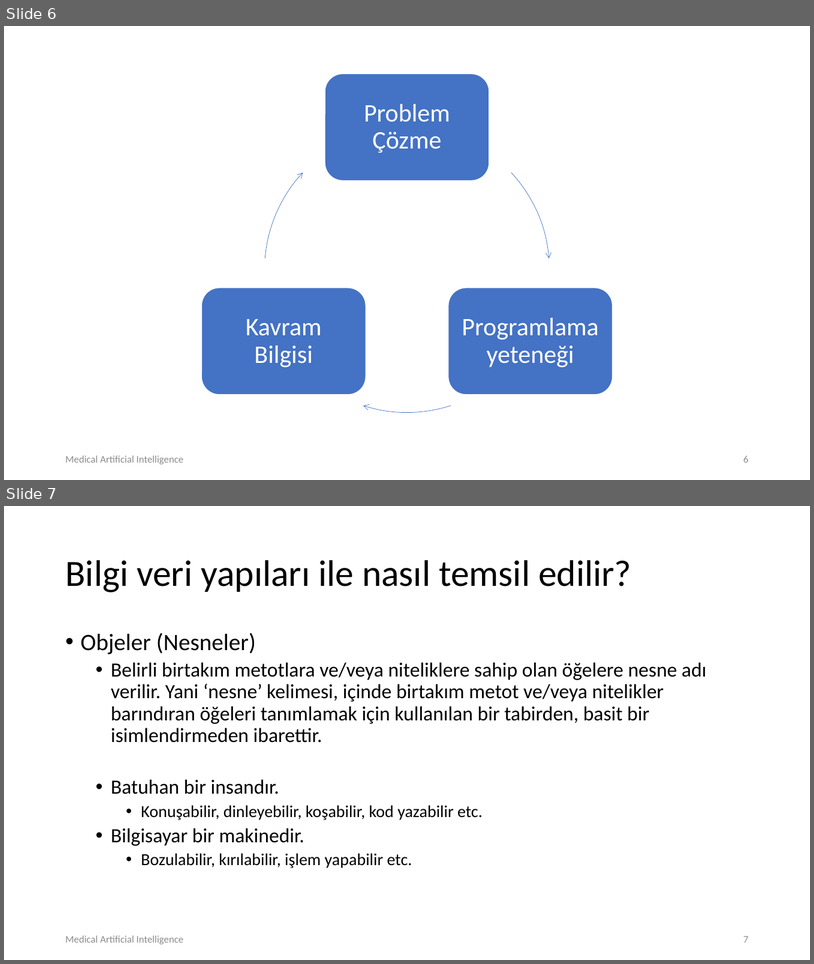
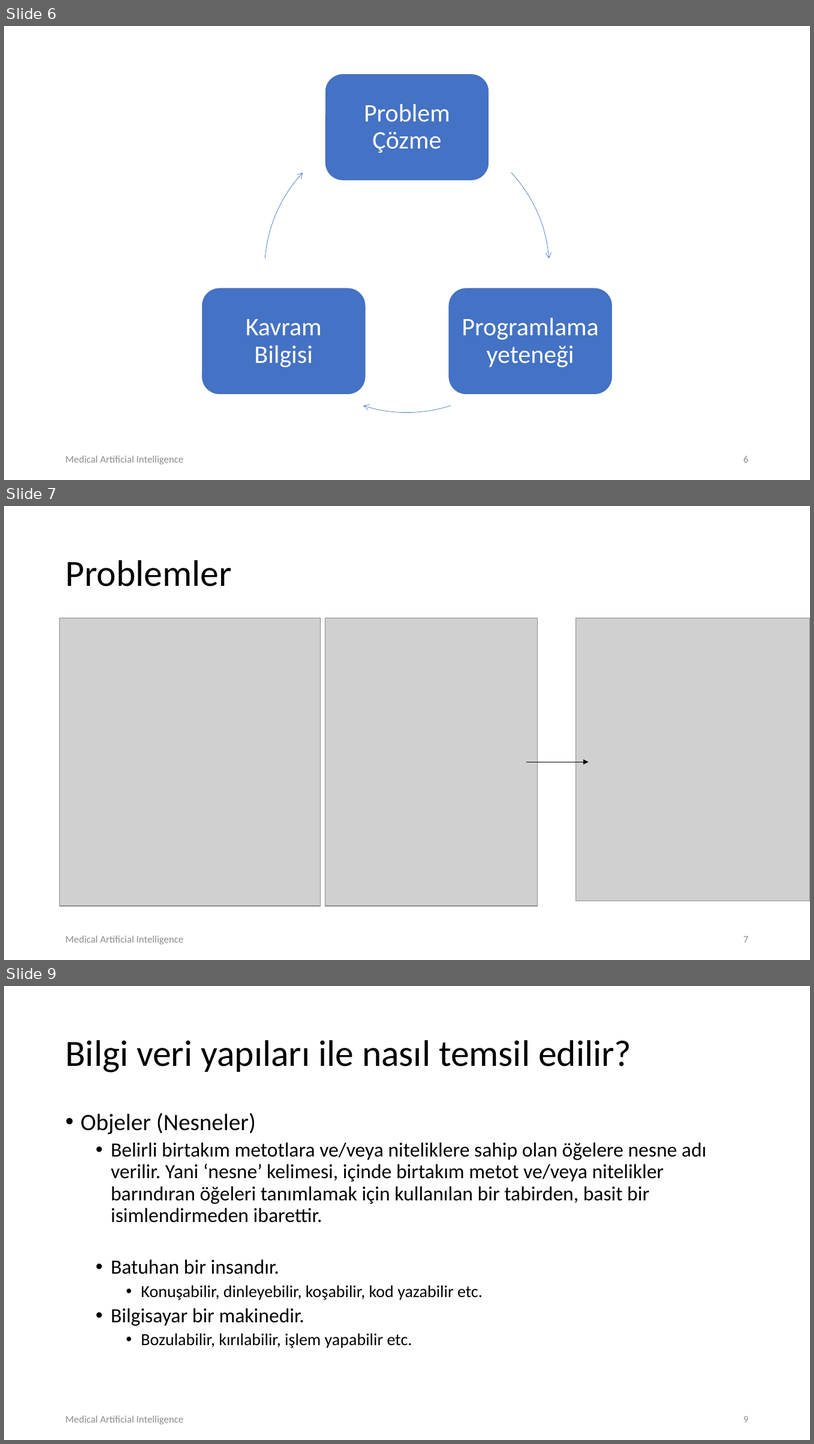
Before and after one commit to MAIClub/maiWorkshops19, a slide deck: Introduction to Python /lec01.pptx. Shown one above the other, each under a label of ours: slides 6 and 7 before the commit, slides 6, 7 and 9 after it; the slides between them are not shown. The pictures are 814x964 and 814x1444 pixels, drawn with LibreOffice and Linux fonts; fonts in the diff are those of the drawing; grey boxes stand for pictures; background and template pictures are left out. Boxes give left, top, right and bottom in pixels: in the first picture for what was removed or moved away, otherwise in the second. Text is boxed around its words. In the diff, an @@ line names an element or a change of style, - is before the commit and + after.

```diff
--- a/Introduction to Python /lec01.pptx
+++ b/Introduction to Python /lec01.pptx
@@ slide 7 added at [4, 506, 810, 960], background #FFFFFF @@
@@ title added at [65, 560, 231, 586], 44 pt, text #000000 @@
+Problemler
@@ picture added at [60, 618, 320, 906] @@
@@ picture added at [325, 618, 537, 906] @@
@@ picture added at [576, 618, 810, 901] @@
@@ arrow added from (527, 762) to (589, 762), #000000 0.5 pt @@
@@ text added at [65, 935, 184, 944], 12 pt, text #8C8C8C @@
+Medical Artificial Intelligence
@@ page number added at [744, 936, 749, 942], 12 pt, text #8C8C8C @@
+7
@@ what was slide 7 is now slide 9 @@
@@ page number at [744, 1416, 749, 1422]: text changed @@
-7
+9
```
Also in this commit, not shown: 1 other slide added, 3 other files.
